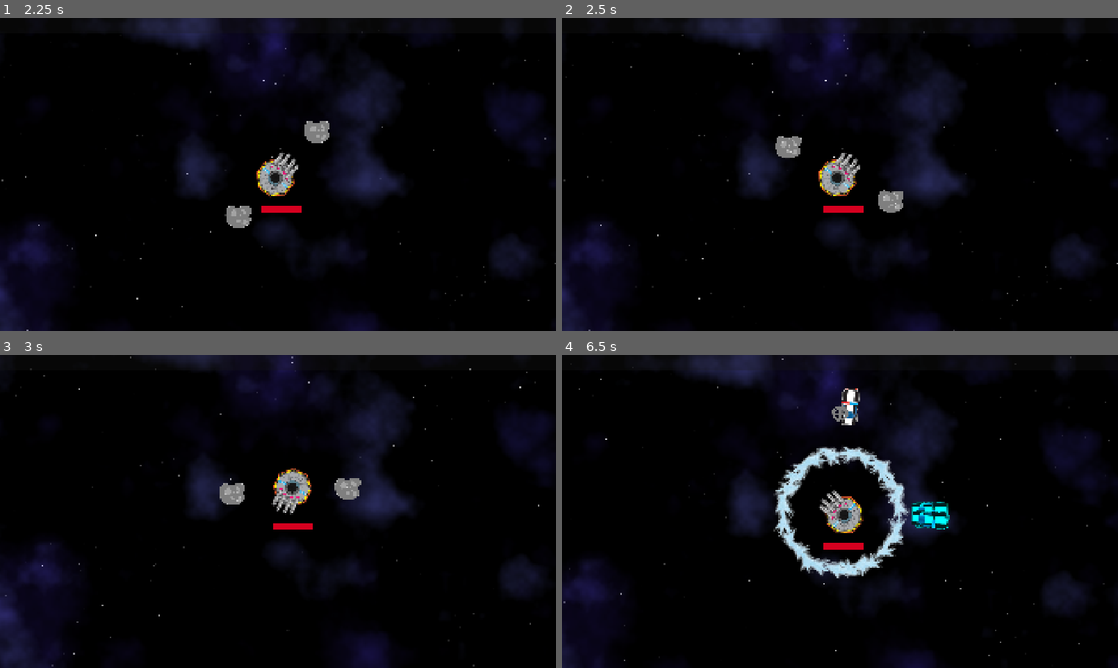
Above: before the commit, frames 1-4 (two rows, left to right).
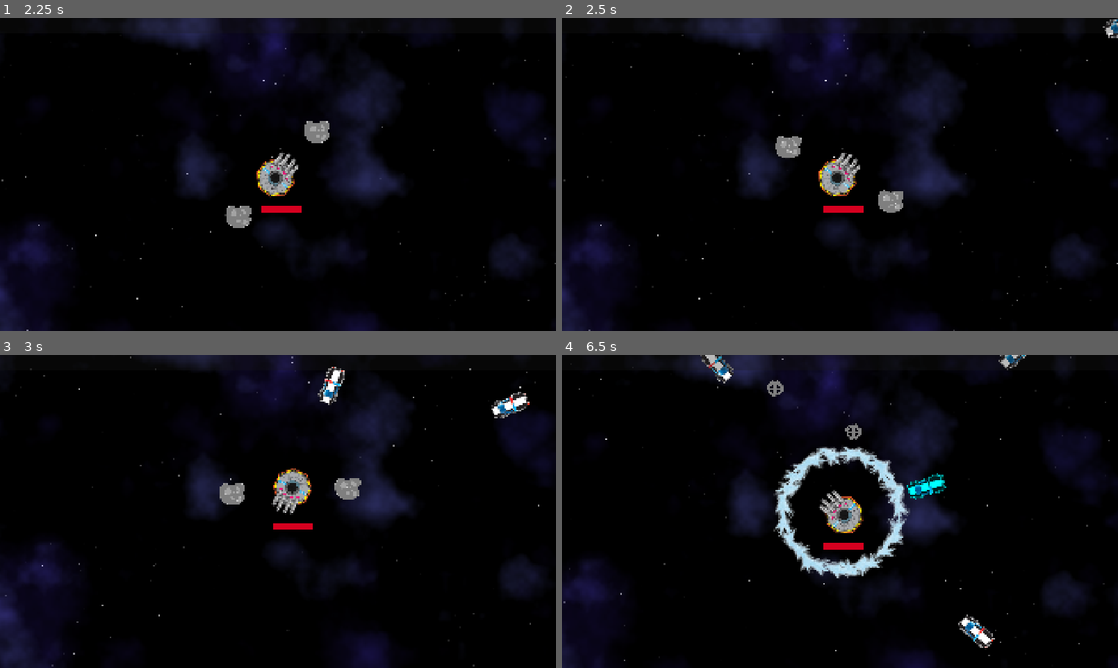
Above: after the commit, the same moments.

Repository: two-sticks-and-a-rock/space-arcade
Game: Godot game, scene res://scenes/main.tscn
Two runs of this game, one before a commit and one after it. Both use one fixed random seed, a clock stepped at 60 frames per second and the inputs below.
Inputs (mouse positions are in pixels of both pictures, inside the frame that each line leads up to):
- Up to frame 1 (2.25 s): move the mouse to (400, 158) at 0.52 s; press the mouse at (400, 158) at 0.53 s; move the mouse to (166, 190) at 1.27 s; release the mouse at (166, 190) at 1.28 s; click (166, 190) at 1.35 s; move the mouse to (333, 105) at 2.02 s; press the mouse at (333, 105) at 2.03 s
- Up to frame 2 (2.5 s): no input
- Up to frame 3 (3 s): move the mouse to (250, 574) at 2.77 s; release the mouse at (250, 574) at 2.78 s; click (250, 574) at 2.85 s
- Up to frame 4 (6.5 s): move the mouse to (1006, 558) at 3.52 s; press the mouse at (1006, 558) at 3.53 s; move the mouse to (673, 464) at 4.27 s; release the mouse at (673, 464) at 4.28 s; click (673, 464) at 4.35 s; move the mouse to (867, 511) at 5.02 s; press the mouse at (867, 511) at 5.03 s; move the mouse to (756, 433) at 5.77 s; release the mouse at (756, 433) at 5.78 s; click (756, 433) at 5.85 s

Frame 1 is identical in both runs. In frame 2, 0.1% of the frame differs, in the area x 97-100%, y 0-7%; in frame 3, 0.7%; in frame 4, 2.1%, in the area x 24-84%, y 0-94%.

Commit message:
enforce max enemies on screen and cull non-visible enemies

Diff:
--- a/scenes/enemies/enemy.gd
+++ b/scenes/enemies/enemy.gd
@@ -49,9 +49,11 @@
 	$AnimatedSprite2D.animation = mob_types[0]
 	$AnimatedSprite2D.play()
 
-
 func _physics_process(_delta):
 	look_at(player.position)
 	velocity = speed.rotated(rotation)
 	velocity -= Mover.get_movement()
 	move_and_slide()
+
+func _on_screen_exited():
+	queue_free()
--- a/scenes/enemies/enemy.tscn
+++ b/scenes/enemies/enemy.tscn
@@ -17,7 +17,7 @@
 [sub_resource type="RectangleShape2D" id="RectangleShape2D_8e3ao"]
 size = Vector2(127, 48)
 
-[node name="enemy_ufo_red" type="CharacterBody2D" unique_id=202267076 groups=["enemy"]]
+[node name="EnemyCopCar" type="CharacterBody2D" unique_id=202267076 groups=["enemy"]]
 collision_layer = 66
 collision_mask = 65
 motion_mode = 1
@@ -29,6 +29,7 @@
 sprite_frames = SubResource("SpriteFrames_kcn5b")
 
 [node name="VisibleOnScreenNotifier2D" type="VisibleOnScreenNotifier2D" parent="." unique_id=1359017325]
+rect = Rect2(-154, -138, 310, 272)
 
 [node name="CollisionShape2D" type="CollisionShape2D" parent="." unique_id=2022827087]
 position = Vector2(0.5, 0)
@@ -37,3 +38,5 @@
 
 [node name="CollisionPolygon2D" type="CollisionPolygon2D" parent="." unique_id=777857065]
 polygon = PackedVector2Array(-1, -16, 61, 0, 0, 16, -58, 0)
+
+[connection signal="screen_exited" from="VisibleOnScreenNotifier2D" to="." method="_on_screen_exited"]
--- /dev/null
+++ b/scenes/enemies/enemy_spawner.gd
@@ -0,0 +1,39 @@
+extends Node
+
+@export var max_enemies : int = 300
+
+@export var enemy_scene : PackedScene
+@export var enemy_frequency : float = 1.0
+
+@onready var spawn_timer : Timer = $EnemyTimer
+@onready var spawn_path : PathFollow2D = $EnemyPath/EnemySpawnLocation
+
+func free_all_enemies() -> void:
+	for child in get_children():
+		if (child is CharacterBody2D):
+			child.queue_free()
+
+func _on_restart_game() -> void:
+	free_all_enemies()
+
+func _ready() -> void:
+	EventBus.restart_game.connect(_on_restart_game)
+	spawn_timer.wait_time = enemy_frequency
+	spawn_timer.start()
+
+func _on_enemy_timer_timeout() -> void:
+	var enemy = enemy_scene.instantiate() as CharacterBody2D
+	spawn_path.progress_ratio = randf()
+	enemy.position = spawn_path.position
+	add_child(enemy)
+
+func _physics_process(_delta):
+	var spawned_enemies = get_children().filter(func(child):
+		return child is CharacterBody2D
+	).size()
+
+	if (spawned_enemies >= max_enemies && !spawn_timer.is_stopped()):
+		spawn_timer.stop()
+
+	if (spawned_enemies < max_enemies && spawn_timer.is_stopped()):
+		spawn_timer.start()
--- /dev/null
+++ b/scenes/enemies/enemy_spawner.tscn
@@ -0,0 +1,28 @@
+[gd_scene format=3 uid="uid://byxd2bm2bgxqj"]
+
+[ext_resource type="Script" uid="uid://cxupyeehmkden" path="res://scenes/enemies/enemy_spawner.gd" id="1_nsgdp"]
+
+[sub_resource type="Curve2D" id="Curve2D_0wfyh"]
+_data = {
+"points": PackedVector2Array(0, 0, 0, 0, 1836, -294, 0, 0, 0, 0, 1908, 463, 0, 0, 0, 0, 2018, 1675, 0, 0, 0, 0, 1449, 2068, 0, 0, 0, 0, -48, 2306, 0, 0, 0, 0, -1180, 2181, 0, 0, 0, 0, -1769, 1520, 0, 0, 0, 0, -1872, 855, 0, 0, 0, 0, -1884, 16, 0, 0, 0, 0, -1228, -1019, 0, 0, 0, 0, -331, -1152, 0, 0, 0, 0, 166.13489, -969.812, 0, 0, 0, 0, 699, -1031, 0, 0, 0, 0, 1432, -940, 0, 0, 0, 0, 1898, -537)
+}
+point_count = 15
+
+[node name="EnemySpawner" type="Node" unique_id=684440522]
+script = ExtResource("1_nsgdp")
+
+[node name="EnemyTimer" type="Timer" parent="." unique_id=1275633968]
+unique_name_in_owner = true
+process_callback = 0
+wait_time = 0.25
+
+[node name="EnemyPath" type="Path2D" parent="." unique_id=933971458]
+position = Vector2(-65.89342, -507.8911)
+scale = Vector2(0.8864685, 0.8369)
+curve = SubResource("Curve2D_0wfyh")
+
+[node name="EnemySpawnLocation" type="PathFollow2D" parent="EnemyPath" unique_id=191034351]
+position = Vector2(1836, -294)
+rotation = 1.4759693
+
+[connection signal="timeout" from="EnemyTimer" to="." method="_on_enemy_timer_timeout"]
--- a/scenes/main.gd
+++ /dev/null
@@ -1,32 +0,0 @@
-extends Node2D
-
-@export var enemy_scene : PackedScene
-
-func new_game():
-	$EnemyTimer.start()
-
-func _on_restart():
-	free_enemies()
-
-func free_enemies():
-	for child in get_children():
-		if (child is CharacterBody2D):
-			child.queue_free()
-
-func _ready():
-	EventBus.restart_game.connect(_on_restart)
-	new_game()
-
-func _on_enemy_timer_timeout():
-	# Create a new instance of the Mob scene.
-	var enemy = enemy_scene.instantiate() as CharacterBody2D
-
-	# Choose a random location on Path2D.
-	var enemy_spawn_pos = $player/EnemyPath/EnemySpawnLocation
-	enemy_spawn_pos.progress_ratio = randf()
-
-	# Set the mob's position to the random location.
-	enemy.position = enemy_spawn_pos.position
-
-	# Spawn the mob by adding it to the Main scene.
-	add_child(enemy)
--- a/scenes/main.tscn
+++ b/scenes/main.tscn
@@ -1,19 +1,15 @@
 [gd_scene format=3 uid="uid://be6oad5gocvyr"]
 
-[ext_resource type="Script" uid="uid://d172g7hhh4vkg" path="res://scenes/main.gd" id="1_jyhfs"]
+[ext_resource type="PackedScene" uid="uid://byxd2bm2bgxqj" path="res://scenes/enemies/enemy_spawner.tscn" id="1_sugp2"]
 [ext_resource type="PackedScene" uid="uid://b1c8lbi40g0up" path="res://scenes/enemies/enemy.tscn" id="2_tbgi4"]
 [ext_resource type="PackedScene" uid="uid://cekmijf83xupg" path="res://scenes/player/player.tscn" id="3_jyhfs"]
 [ext_resource type="PackedScene" uid="uid://cn4ty02lxqjoc" path="res://scenes/space_background/space_background.tscn" id="3_tbgi4"]
 
-[sub_resource type="Curve2D" id="Curve2D_0wfyh"]
-_data = {
-"points": PackedVector2Array(0, 0, 0, 0, 1836, -294, 0, 0, 0, 0, 1908, 463, 0, 0, 0, 0, 2018, 1675, 0, 0, 0, 0, 1449, 2068, 0, 0, 0, 0, -48, 2306, 0, 0, 0, 0, -1180, 2181, 0, 0, 0, 0, -1769, 1520, 0, 0, 0, 0, -1872, 855, 0, 0, 0, 0, -1884, 16, 0, 0, 0, 0, -1228, -1019, 0, 0, 0, 0, -331, -1152, 0, 0, 0, 0, 166.13489, -969.812, 0, 0, 0, 0, 699, -1031, 0, 0, 0, 0, 1432, -940, 0, 0, 0, 0, 1898, -537)
-}
-point_count = 15
+[node name="Main" type="Node2D" unique_id=252374006]
 
-[node name="Main" type="Node2D" unique_id=252374006]
-script = ExtResource("1_jyhfs")
+[node name="EnemySpawner" parent="." unique_id=684440522 instance=ExtResource("1_sugp2")]
 enemy_scene = ExtResource("2_tbgi4")
+enemy_frequency = 0.5
 
 [node name="SpaceBackground" parent="." unique_id=1169845469 instance=ExtResource("3_tbgi4")]
 offset_left = -1920.0
@@ -23,19 +19,3 @@
 
 [node name="player" parent="." unique_id=2109895852 instance=ExtResource("3_jyhfs")]
 unique_name_in_owner = true
-
-[node name="EnemyPath" type="Path2D" parent="player" unique_id=1257585160]
-position = Vector2(-65.89342, -507.8911)
-scale = Vector2(0.8864685, 0.8369)
-curve = SubResource("Curve2D_0wfyh")
-
-[node name="EnemySpawnLocation" type="PathFollow2D" parent="player/EnemyPath" unique_id=2016221203]
-position = Vector2(1836, -294)
-rotation = 1.4759693
-
-[node name="EnemyTimer" type="Timer" parent="." unique_id=112328157]
-unique_name_in_owner = true
-process_callback = 0
-wait_time = 0.25
-
-[connection signal="timeout" from="EnemyTimer" to="." method="_on_enemy_timer_timeout"]
Not shown, added: scenes/enemies/enemy_spawner.gd.uid
Not shown, removed: scenes/main.gd.uid
